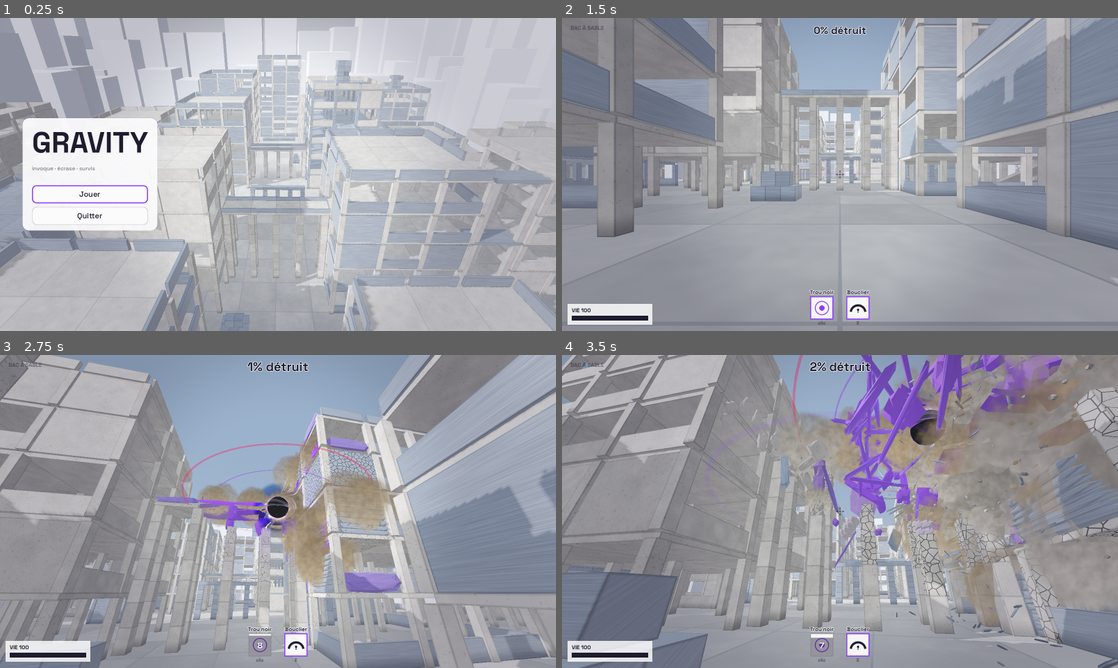
Above: before the commit, frames 1-4 (two rows, left to right).
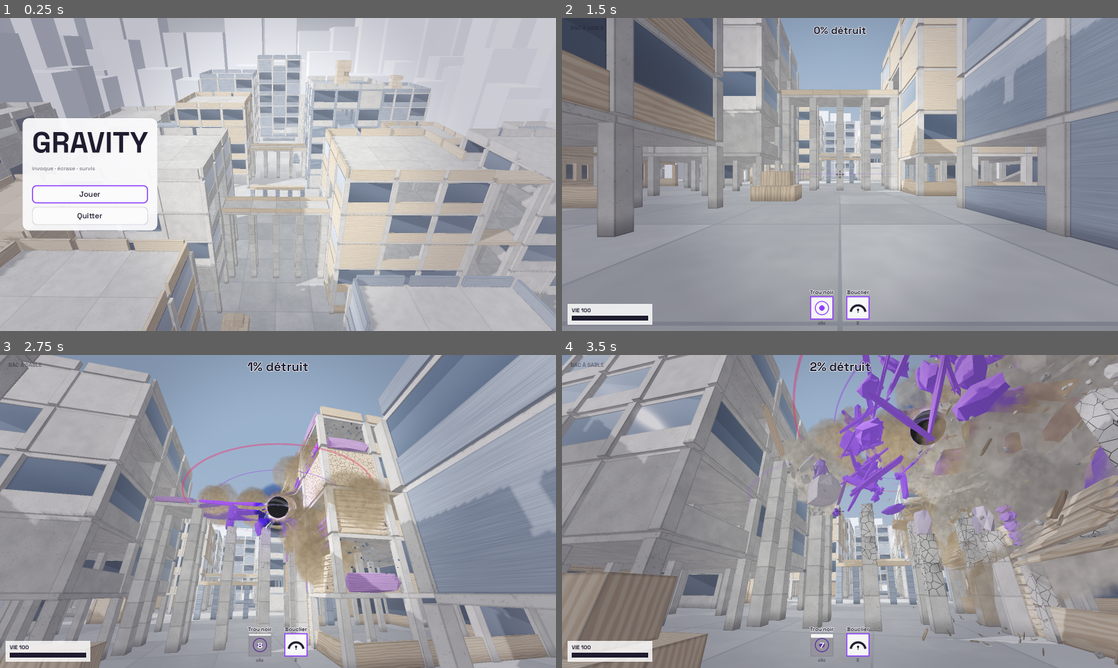
Above: after the commit, the same moments.

Repository: Ripo7/gravity
Game: Godot game, scene res://scenes/menu.tscn
The game is run twice, just before and just after one commit, with the same random seed, the same clock (stepped at 60 frames per second) and the same inputs.
Inputs (mouse positions are in pixels of both pictures, inside the frame that each line leads up to):
- Up to frame 1 (0.25 s): no input
- Up to frame 2 (1.5 s): click "Jouer" at 0.5 s; click "Go" at 1.25 s
- Up to frame 3 (2.75 s): tap Enter at 2 s; move the mouse to (305, 511) at 2.02 s; press the mouse at (305, 511) at 2.03 s; hold W (move_forward) from 2.03 s (still down); tap Space (jump) at 2.27 s
- Up to frame 4 (3.5 s): keep holding W (move_forward); move the mouse to (812, 511) at 2.77 s; release the mouse at (812, 511) at 2.78 s; click (812, 511) at 2.85 s; tap Space (jump) at 3.02 s

The runs differ from the first frame. In frame 1, 17% of the frame differs, in the area x 0-100%, y 13-100%; in frame 2, 15%; in frame 3, 13%; in frame 4, 26%, in the area x 0-100%, y 0-100%.

Commit message:
Cracks from the hit point, rebar, glass windows; fix material decoding
- Cracks start where a block was hit and spread across it with damage; the
  surface around the hit is chipped darker
- Broken concrete leaves bent steel rods sticking out of the blocks it was
  joined to (visual only, one draw call)
- Most windows are glazed; glass bursts into a spray of shards (chips, no
  physics bodies)
- The material id now travels in instance custom data: colour conversion
  had been turning wood into metal and metal into ice; wood toned to birch

Co-Authored-By: Claude Opus 5.5 <noreply@anthropic.com>
Claude-Session: https://claude.ai/code/session_01SsjNMGzV8hMkLQueWCEAuT

Diff:
--- a/materials/block.tres
+++ b/materials/block.tres
@@ -8,6 +8,6 @@
 shader_parameter/violet_deep = Color(0.32, 0.08, 0.78, 1)
 shader_parameter/glow_strength = 0.9
 shader_parameter/concrete = Color(0.78, 0.76, 0.72, 1)
-shader_parameter/wood = Color(0.78, 0.58, 0.38, 1)
-shader_parameter/wood_dark = Color(0.55, 0.36, 0.2, 1)
+shader_parameter/wood = Color(0.84, 0.75, 0.62, 1)
+shader_parameter/wood_dark = Color(0.68, 0.56, 0.43, 1)
 shader_parameter/metal = Color(0.62, 0.66, 0.72, 1)
--- a/materials/debris.tres
+++ b/materials/debris.tres
@@ -9,6 +9,6 @@
 shader_parameter/glow_strength = 0.9
 shader_parameter/chunky = true
 shader_parameter/concrete = Color(0.78, 0.76, 0.72, 1)
-shader_parameter/wood = Color(0.78, 0.58, 0.38, 1)
-shader_parameter/wood_dark = Color(0.55, 0.36, 0.2, 1)
+shader_parameter/wood = Color(0.84, 0.75, 0.62, 1)
+shader_parameter/wood_dark = Color(0.68, 0.56, 0.43, 1)
 shader_parameter/metal = Color(0.62, 0.66, 0.72, 1)
--- a/scripts/core/game_world.gd
+++ b/scripts/core/game_world.gd
@@ -79,10 +79,17 @@
 	if dust:
 		dust.structures = structures
 		structures.dust = dust
+	var rebar := RebarSystem.new()
+	add_child(rebar)
+	structures.rebar = rebar
 	structures.shattered.connect(
 		func(at: Vector3, size: Vector3, kind: int) -> void:
 			var r := size.length() * 0.5
-			if dust:
+			if dust and kind == Materials.Kind.GLASS:
+				# A pane bursts into glittering shards.
+				var area := size.x * size.y + size.y * size.z + size.x * size.z
+				dust.chips_box(at, size, kind, clampi(int(area * 10.0), 10, 40), 3.5)
+			elif dust:
 				dust.puff(at, r, kind, int(6 + r * 8))
 				# Gravel scales with the volume that broke.
 				var vol := size.x * size.y * size.z
--- a/scripts/core/sfx.gd
+++ b/scripts/core/sfx.gd
@@ -36,6 +36,7 @@
 	Materials.Kind.WOOD: "break_wood",
 	Materials.Kind.METAL: "break_metal",
 	Materials.Kind.ICE: "ice_hit",
+	Materials.Kind.GLASS: "ice_break",
 }
 
 var _players: Array[AudioStreamPlayer3D] = []
--- a/scripts/destruction/debris_system.gd
+++ b/scripts/destruction/debris_system.gd
@@ -561,4 +561,5 @@
 	_buffer[o + 13] = Materials.encode(_kind[i])
 	_buffer[o + 14] = _seed[i]
 	_buffer[o + 15] = _tint[i]
+	_buffer[o + 16] = Materials.custom(_kind[i], 0.0)
 	_buffer_dirty = true
--- a/scripts/destruction/materials.gd
+++ b/scripts/destruction/materials.gd
@@ -4,7 +4,7 @@
 ## The id is written into each instance's colour so one shader (one draw
 ## call) renders every material.
 
-enum Kind { CONCRETE, WOOD, METAL, ICE }
+enum Kind { CONCRETE, WOOD, METAL, ICE, GLASS }
 
 ## Per material: strength multiplier, density (kg/m^3), fracture piece
 ## multiplier, fraction of strength that knocks a block loose, how strongly
@@ -51,6 +51,17 @@
 		"friction": 0.15,
 		"bounce": 0.1,
 	},
+	# Window glass: breaks at a touch into a spray of shards (no bodies).
+	Kind.GLASS:
+	{
+		"strength": 0.12,
+		"density": 250.0,
+		"pieces": 0.0,
+		"dislodge": 1.0,
+		"blast_response": 1.3,
+		"friction": 0.4,
+		"bounce": 0.05,
+	},
 }
 
 
@@ -58,8 +69,14 @@
 	return PROPS[kind][key]
 
 
-## Value stored in the instance colour's green channel: kind / 3. The
-## Compatibility renderer converts instance colours from sRGB to linear, so
-## the shader converts back before rounding.
+## Value stored in the instance colour's green channel (legacy, unused by
+## the block shader now: colour conversion differs between renderers).
 static func encode(kind: int) -> float:
-	return float(kind) / 3.0
+	return float(kind) / 4.0
+
+
+## First custom-data float of an instance: the material in the integer
+## part, the damage (0..1, drawn as cracks) in the fraction. Custom data is
+## never colour-converted, so the shader reads the kind back exactly.
+static func custom(kind: int, damage: float) -> float:
+	return float(kind) + clampf(damage, 0.0, 1.0) * 0.9
--- a/scripts/destruction/structure.gd
+++ b/scripts/destruction/structure.gd
@@ -270,6 +270,24 @@
 				else:
 					c.y = base + sill * 0.5
 					_seg(out, c, size_of.call(sill), 0.5, true)
+					# Most windows are glazed. The pane stops short of the slab
+					# above so it never carries any load.
+					if roll < 0.62:
+						var pane_h := col_h - sill - 0.06
+						var g := Vector3(c.x, base + sill + pane_h * 0.5, c.z)
+						var pane := size_of.call(pane_h) as Vector3
+						pane = Vector3(pane.x, pane.y, 0.03) if along_x else Vector3(0.03, pane.y, pane.z)
+						(
+							out
+							. append(
+								{
+									"local": Transform3D(Basis(), g),
+									"size": pane,
+									"strength": strength * 0.3,
+									"material": Materials.Kind.GLASS,
+								}
+							)
+						)
 		if roof:
 			break
 		for ix in nx:
--- a/scripts/destruction/structure_set.gd
+++ b/scripts/destruction/structure_set.gd
@@ -36,12 +36,16 @@
 	Materials.Kind.CONCRETE: 2.4,
 	Materials.Kind.WOOD: 2.0,
 	Materials.Kind.METAL: 3.0,
+	Materials.Kind.ICE: 2.0,
+	Materials.Kind.GLASS: 2.0,
 }
 ## A block held only from the side carries at most this many times its weight.
 const SHEAR_WEIGHTS := {
 	Materials.Kind.CONCRETE: 5.0,
 	Materials.Kind.WOOD: 7.0,
 	Materials.Kind.METAL: 14.0,
+	Materials.Kind.ICE: 5.0,
+	Materials.Kind.GLASS: 2.0,
 }
 const MAX_CRUSH_PER_FRAME := 8
 const MAX_CLUSTERS := 12
@@ -68,6 +72,7 @@
 @export var material: Material
 
 var dust: DustSystem  ## optional: gravel and dust when rubble is crushed
+var rebar: RebarSystem  ## optional: steel rods left in broken concrete
 var alive_count := 0
 var scored_total := 0.0
 var scored_destroyed := 0.0
@@ -104,6 +109,7 @@
 ## block -> blocks of other structures it rests on, and the reverse.
 var _anchors := {}
 var _power_tint := 0.0  ## violet glow for pieces broken right now
+var _hit := PackedVector3Array()  ## where each block was hit (unit space + 1)
 var _anchored_by := {}
 var _multimesh: MultiMesh
 var _buffer := PackedFloat32Array()
@@ -164,6 +170,7 @@
 		_kind.append(kind)
 		_seed.append(seg.get("seed", randf()))
 		_shade.append(seg.get("shade", 1.0))
+		_hit.append(Vector3.ZERO)
 		var hp: float = seg.get("strength", 3.0) * Materials.prop(kind, "strength")
 		_health.append(hp)
 		_max_health.append(hp)
@@ -227,9 +234,45 @@
 			_anchors[i] = under
 
 
+## Block `i` broke away: the concrete blocks it was joined to keep bent
+## steel rods sticking out where it was.
+func _leave_rebar(i: int) -> void:
+	if rebar == null:
+		return
+	var origin := _group_origin[_group[i]]
+	var mine := _local[i].grow(CONTACT_EPS)
+	for n in _neighbors[i]:
+		if _state[n] != State.STATIC or _kind[n] != Materials.Kind.CONCRETE:
+			continue
+		var touch := mine.intersection(_local[n].grow(CONTACT_EPS))
+		if not touch.has_volume():
+			continue
+		var thin := touch.size.min_axis_index()
+		var normal := Vector3.ZERO
+		normal[thin] = signf(_local[i].get_center()[thin] - _local[n].get_center()[thin])
+		var a := Vector3.ZERO
+		var b := Vector3.ZERO
+		a[(thin + 1) % 3] = touch.size[(thin + 1) % 3] * 0.45
+		b[(thin + 2) % 3] = touch.size[(thin + 2) % 3] * 0.45
+		var area := touch.size[(thin + 1) % 3] * touch.size[(thin + 2) % 3]
+		if area < 0.05:
+			continue
+		var count := clampi(int(area * 2.5), 1, 4)
+		rebar.sprout(
+			n,
+			origin * touch.get_center(),
+			origin.basis * a,
+			origin.basis * b,
+			(origin.basis * normal).normalized(),
+			count
+		)
+
+
 ## Block `i` no longer stands: whatever stood on it from another structure
 ## loses its footing if nothing else holds it.
 func _unanchor(i: int) -> void:
+	if rebar:
+		rebar.drop_owner(i)
 	for b: int in _anchored_by.get(i, []):
 		if not _grounded[b]:
 			continue
@@ -390,6 +433,11 @@
 func _damage(i: int, dmg: float, from: Vector3) -> void:
 	if _state[i] != State.STATIC:
 		return
+	if _hit[i] == Vector3.ZERO:
+		# Cracks will spread from where it was first hit.
+		var local := _xform[i].affine_inverse() * from
+		var unit := (local / _size[i]).clamp(-Vector3.ONE * 0.5, Vector3.ONE * 0.5)
+		_hit[i] = unit + Vector3.ONE
 	_health[i] -= dmg
 	if _health[i] <= 0.0:
 		_shatter(i, from, dmg)
@@ -416,7 +464,10 @@
 	var kind := _kind[i]
 	_remove(i)
 	shattered.emit(xf.origin, size, kind)
-	if debris == null:
+	if kind == Materials.Kind.CONCRETE:
+		_leave_rebar(i)
+	# Glass bursts into shards (chips, see the shattered signal): no bodies.
+	if debris == null or kind == Materials.Kind.GLASS:
 		return
 	var count := Fracture.piece_count_for(size, Materials.prop(kind, "pieces"))
 	var grain := Fracture.grain_for(kind, size)
@@ -429,6 +480,9 @@
 
 
 func _dislodge(i: int, velocity: Vector3, spin := Vector3.ZERO, tint := 0.5) -> void:
+	if _kind[i] == Materials.Kind.GLASS:
+		_shatter(i, _xform[i].origin + velocity, 0.0)
+		return
 	var xf := _current_transform(i)
 	_remove(i)
 	if debris:
@@ -1111,10 +1165,10 @@
 	_buffer[o + 13] = Materials.encode(_kind[i])
 	_buffer[o + 14] = _seed[i]
 	_buffer[o + 15] = 0.0
-	_buffer[o + 16] = 1.0 - clampf(_health[i] / _max_health[i], 0.0, 1.0)  # cracks
-	_buffer[o + 17] = 0.0
-	_buffer[o + 18] = 0.0
-	_buffer[o + 19] = 0.0
+	_buffer[o + 16] = Materials.custom(_kind[i], 1.0 - clampf(_health[i] / _max_health[i], 0.0, 1.0))
+	_buffer[o + 17] = _hit[i].x
+	_buffer[o + 18] = _hit[i].y
+	_buffer[o + 19] = _hit[i].z
 	_buffer_dirty = true
 
 
--- a/scripts/fx/chip_system.gd
+++ b/scripts/fx/chip_system.gd
@@ -103,7 +103,7 @@
 		_buffer[o + 13] = Materials.encode(kind)
 		_buffer[o + 14] = randf()
 		_buffer[o + 15] = 0.0
-		_buffer[o + 16] = 0.0
+		_buffer[o + 16] = Materials.custom(kind, 0.0)
 		_write(i, 1.0)
 
 
@@ -116,6 +116,8 @@
 			return Vector3(e, e * 0.2, e * 1.3)  # bent plates
 		Materials.Kind.ICE:
 			return Vector3(e * 0.6, e * 1.4, e * 0.4)  # shards
+		Materials.Kind.GLASS:
+			return Vector3(e * 0.9, e * 1.3, 0.012)  # flat glass shards
 	return Vector3(e, e * randf_range(0.5, 1.0), e * randf_range(0.7, 1.2))
 
 
--- /dev/null
+++ b/scripts/fx/rebar_system.gd
@@ -0,0 +1,115 @@
+class_name RebarSystem
+extends Node3D
+## Reinforcing bars: when a concrete block breaks away, bent steel rods are
+## left sticking out of the blocks it was joined to. Visual only (no
+## physics), one draw call; the rods go when the block holding them goes.
+
+var capacity := 0
+var _next := 0
+var _owner := PackedInt32Array()  # block holding each rod (-1 free)
+var _by_owner := {}  # block -> PackedInt32Array of rods (may be stale)
+var _buffer := PackedFloat32Array()
+var _dirty := false
+var _multimesh: MultiMesh
+
+
+func _ready() -> void:
+	capacity = Quality.pick(240, 600, 1000)
+	_owner.resize(capacity)
+	_owner.fill(-1)
+	_buffer.resize(capacity * 12)
+	_buffer.fill(0.0)
+	var box := BoxMesh.new()
+	var mat := StandardMaterial3D.new()
+	mat.albedo_color = Color(0.3, 0.21, 0.15)
+	mat.roughness = 0.55
+	mat.metallic = 0.6
+	box.material = mat
+	_multimesh = MultiMesh.new()
+	_multimesh.transform_format = MultiMesh.TRANSFORM_3D
+	_multimesh.mesh = box
+	_multimesh.instance_count = capacity
+	_multimesh.buffer = _buffer
+	_multimesh.custom_aabb = AABB(Vector3(-200, -50, -200), Vector3(400, 250, 400))
+	var mmi := MultiMeshInstance3D.new()
+	mmi.multimesh = _multimesh
+	mmi.cast_shadow = GeometryInstance3D.SHADOW_CASTING_SETTING_OFF
+	add_child(mmi)
+
+
+## Bent rods growing out of a face of block `owner`: centred on `face`
+## (world space), spread over `span` (two in-plane axes, half extents), and
+## pointing along `out` (toward where the broken block was).
+func sprout(owner: int, face: Vector3, axis_a: Vector3, axis_b: Vector3, out: Vector3, count: int) -> void:
+	for k in count:
+		var start := face + axis_a * randf_range(-0.8, 0.8) + axis_b * randf_range(-0.8, 0.8)
+		var len1 := randf_range(0.15, 0.45)
+		var dir := (
+			(out + Vector3(randf_range(-1, 1), randf_range(-1, 1), randf_range(-1, 1)) * 0.12).normalized()
+		)
+		_rod(owner, start, dir, len1)
+		# Bent: the free end sags and twists a little.
+		var down := (
+			dir
+			+ Vector3.DOWN * randf_range(0.4, 1.2)
+			+ Vector3(randf_range(-0.5, 0.5), 0, randf_range(-0.5, 0.5))
+		)
+		_rod(owner, start + dir * len1, down.normalized(), randf_range(0.1, 0.35))
+
+
+func _rod(owner: int, from: Vector3, dir: Vector3, length: float) -> void:
+	var i := _next
+	_next = (_next + 1) % capacity
+	_owner[i] = owner
+	if not _by_owner.has(owner):
+		_by_owner[owner] = PackedInt32Array()
+	_by_owner[owner].append(i)
+	var up := Vector3.UP if absf(dir.y) < 0.95 else Vector3.RIGHT
+	var x := up.cross(dir).normalized()
+	var y := dir.cross(x).normalized()
+	var t := 0.026
+	var b := Basis(x * t, y * t, dir * length)
+	var c := from + dir * length * 0.5
+	var o := i * 12
+	_buffer[o + 0] = b.x.x
+	_buffer[o + 1] = b.y.x
+	_buffer[o + 2] = b.z.x
+	_buffer[o + 3] = c.x
+	_buffer[o + 4] = b.x.y
+	_buffer[o + 5] = b.y.y
+	_buffer[o + 6] = b.z.y
+	_buffer[o + 7] = c.y
+	_buffer[o + 8] = b.x.z
+	_buffer[o + 9] = b.y.z
+	_buffer[o + 10] = b.z.z
+	_buffer[o + 11] = c.z
+	_dirty = true
+
+
+## The block holding these rods is gone: so are they.
+func drop_owner(owner: int) -> void:
+	var rods: Variant = _by_owner.get(owner)
+	if rods == null:
+		return
+	_by_owner.erase(owner)
+	for i: int in rods:
+		if _owner[i] != owner:
+			continue  # recycled since
+		_owner[i] = -1
+		for k in 12:
+			_buffer[i * 12 + k] = 0.0
+		_dirty = true
+
+
+func count() -> int:
+	var n := 0
+	for o in _owner:
+		if o >= 0:
+			n += 1
+	return n
+
+
+func _process(_delta: float) -> void:
+	if _dirty:
+		_multimesh.buffer = _buffer
+		_dirty = false
--- a/shaders/block.gdshader
+++ b/shaders/block.gdshader
@@ -1,8 +1,9 @@
 shader_type spatial;
 // Every block and piece of debris, all materials, in one draw call.
-// Per-instance COLOR: r = shade, g = material kind / 3 (see materials.gd),
+// Per-instance COLOR: r = shade, g = unused,
 // b = random seed, a = violet glow from the power.
-// INSTANCE_CUSTOM.r = damage (0..1), drawn as cracks.
+// INSTANCE_CUSTOM.r = material kind + damage * 0.9 (cracks); .gba = where it was
+// hit, in the block's unit space + 1 (0 = never hit): cracks spread from there.
 // Patterns are procedural in the block's own space (scaled to metres), so
 // they stay put on moving debris and need no textures.
 
@@ -14,10 +15,12 @@
 uniform bool chunky = false;
 
 uniform vec3 concrete : source_color = vec3(0.78, 0.76, 0.72);
-uniform vec3 wood : source_color = vec3(0.78, 0.58, 0.38);
-uniform vec3 wood_dark : source_color = vec3(0.55, 0.36, 0.2);
+uniform vec3 wood : source_color = vec3(0.84, 0.75, 0.62);
+uniform vec3 wood_dark : source_color = vec3(0.68, 0.56, 0.43);
 uniform vec3 metal : source_color = vec3(0.62, 0.66, 0.72);
 uniform vec3 ice : source_color = vec3(0.035, 0.03, 0.06);
+uniform vec3 glass : source_color = vec3(0.16, 0.2, 0.26);
+uniform vec3 glass_sky : source_color = vec3(0.78, 0.85, 0.95);
 
 varying vec3 local_pos;   // metres, centred on the block
 varying vec3 half_size;   // metres
@@ -27,6 +30,7 @@
 varying float seed;
 varying float tint;
 varying float damage;
+varying vec3 hit_at;  // metres in block space; x > 90 when never hit
 varying float world_y;
 
 float hash(vec3 p) {
@@ -80,10 +84,14 @@
 	local_normal = NORMAL;
 	shade = COLOR.r;
 	// Undo the sRGB->linear conversion applied to instance colours.
-	material_id = floor(pow(max(COLOR.g, 0.0), 1.0 / 2.2) * 3.0 + 0.5);
+	// Material in the integer part of the first custom float, damage in
+	// its fraction (see Materials.custom).
+	material_id = floor(INSTANCE_CUSTOM.r + 0.001);
 	seed = COLOR.b;
 	tint = COLOR.a;
-	damage = INSTANCE_CUSTOM.r;
+	damage = clamp(fract(INSTANCE_CUSTOM.r + 0.001) / 0.9, 0.0, 1.0);
+	vec3 h = INSTANCE_CUSTOM.gba;
+	hit_at = (h.x + h.y + h.z) > 0.0 ? (h - 1.0) * scale : vec3(99.0);
 	world_y = (MODEL_MATRIX * vec4(VERTEX, 1.0)).y;
 }
 
@@ -159,6 +167,14 @@
 		float streak = noise(vec3(q.x * 0.8, q.y * 40.0, q.z * 40.0));
 		albedo = mix(wood, wood_dark, rings * 0.55 + streak * 0.2);
 		rough = 0.75;
+	} else if (material_id > 3.5) {
+		// Window glass: dark, smooth, the sky reflected at grazing angles
+		// and a soft vertical sheen. Opaque, so it costs nothing extra.
+		float fres = pow(1.0 - clamp(dot(NORMAL, VIEW), 0.0, 1.0), 2.0);
+		float sheen = smoothstep(0.2, 0.9, fract(local_pos.y * 0.35 + local_pos.x * 0.12 + seed));
+		albedo = mix(glass, glass_sky, clamp(fres * 0.85 + sheen * 0.12, 0.0, 1.0));
+		rough = 0.04;
+		metallic = 0.1;
 	} else if (material_id > 2.5) {
 		// Black ice: glassy near-black with faint violet veins inside.
 		vec2 e = voronoi_edge((face.x > 0.5 ? local_pos.yz : (face.y > 0.5 ? local_pos.xz : local_pos.xy)) * 1.6 + seed * 7.0);
@@ -186,14 +202,26 @@
 	float edge = 1.0 - smoothstep(0.0, 0.05, edge_dist);
 	albedo *= 1.0 - edge * 0.22;
 
-	// Cracks: more and wider with damage, on the face's own plane.
+	// Cracks: they start where the block was hit and spread out across it
+	// as damage grows; the surface around the hit is chipped and darker.
 	if (damage > 0.02) {
 		vec2 uv = face.x > 0.5 ? local_pos.yz : (face.y > 0.5 ? local_pos.xz : local_pos.xy);
 		vec2 e = voronoi_edge(uv * 3.2 + seed * 11.0);
-		float shown = step(e.y, damage * 1.3);
-		float w = 0.015 + 0.05 * damage;
+		float shown;
+		float near = 0.0;
+		if (hit_at.x < 90.0) {
+			float d = distance(local_pos, hit_at);
+			float reach = damage * (0.6 + 2.2 * length(half_size)) * (0.75 + 0.5 * noise(local_pos * 3.0 + seed));
+			// Not every cell edge cracks: a few long lines, more with damage.
+			shown = (1.0 - smoothstep(reach * 0.85, reach, d)) * step(e.y, 0.25 + 0.75 * damage);
+			near = (1.0 - smoothstep(0.0, 0.25 + damage * 0.5, d)) * damage;
+		} else {
+			shown = step(e.y, damage * 1.3);
+		}
+		float w = 0.01 + 0.035 * damage;
 		float crack = (1.0 - smoothstep(w * 0.5, w, e.x)) * shown;
-		albedo *= 1.0 - crack * 0.65;
+		albedo *= 1.0 - crack * 0.7;
+		albedo *= 1.0 - near * (0.25 + 0.2 * noise(local_pos * 18.0));
 	}
 
 	// Cheap contact shadow where blocks meet the ground.
--- a/tests/test_effects.gd
+++ b/tests/test_effects.gd
@@ -136,8 +136,10 @@
 	for i in range(first, s.segment_count()):
 		comp.append(i)
 	s._release(comp, false)
-	await get_tree().create_timer(1.0).timeout
-	s._dissolve(s._clusters[s._clusters.size() - 1], Vector3.ZERO, 0.0)
+	check_eq(s.cluster_count(), 1, "released as one block")
+	await get_tree().create_timer(0.4).timeout
+	if s.cluster_count() > 0:
+		s._dissolve(s._clusters[s._clusters.size() - 1], Vector3.ZERO, 0.0)
 	var vmax := 0.0
 	for k in 10:
 		await get_tree().physics_frame
@@ -146,3 +148,52 @@
 				vmax = maxf(vmax, d.velocity_of(i).length())
 	check(vmax < 10.0, "the pile slumps, nothing flies (max %.1f m/s)" % vmax)
 	await _unload()
+
+
+func test_glass_bursts_into_shards_without_bodies() -> void:
+	await _load_world()
+	var s := world.structures
+	var pane := -1
+	for i in s.segment_count():
+		if s.is_alive(i) and s.kind_of(i) == Materials.Kind.GLASS:
+			pane = i
+			break
+	check(pane >= 0, "the city has glazed windows")
+	var bodies := world.debris.active_count
+	var chips := world.dust.chip_system.active
+	s.break_segment(pane)
+	await frames(2)
+	check(not s.is_alive(pane), "the pane broke")
+	check_eq(world.debris.active_count, bodies, "no physics bodies for glass")
+	check(world.dust.chip_system.active > chips + 8, "a spray of shards")
+	await _unload()
+
+
+func test_broken_concrete_leaves_rebar_and_cracks_start_at_the_hit() -> void:
+	await _load_world()
+	var s := world.structures
+	# A ground column of a building: its neighbours are concrete slabs.
+	var col := -1
+	for i in s.segment_count():
+		var p := s.transform_of(i).origin
+		var sz := s._size[i]
+		var concrete := s.kind_of(i) == Materials.Kind.CONCRETE
+		if (
+			s.is_alive(i)
+			and concrete
+			and absf(p.y - 4.675) < 0.05
+			and absf(sz.y - 2.95) < 0.01
+			and sz.x < 0.5
+		):
+			col = i
+			break
+	check(col >= 0, "found a first-floor column")
+	var at := s.transform_of(col).origin + Vector3(0, 1.0, 0)
+	s._damage(col, 0.1, at)
+	check(s._hit[col] != Vector3.ZERO, "the hit point is kept for the cracks")
+	check(s._hit[col].y > 1.2, "near the top, where it was hit")
+	s.break_segment(col)
+	await frames(2)
+	var rebar := s.rebar
+	check(rebar != null and rebar.count() > 0, "steel rods stick out where it broke")
+	await _unload()
Not shown, added: scripts/fx/rebar_system.gd.uid
